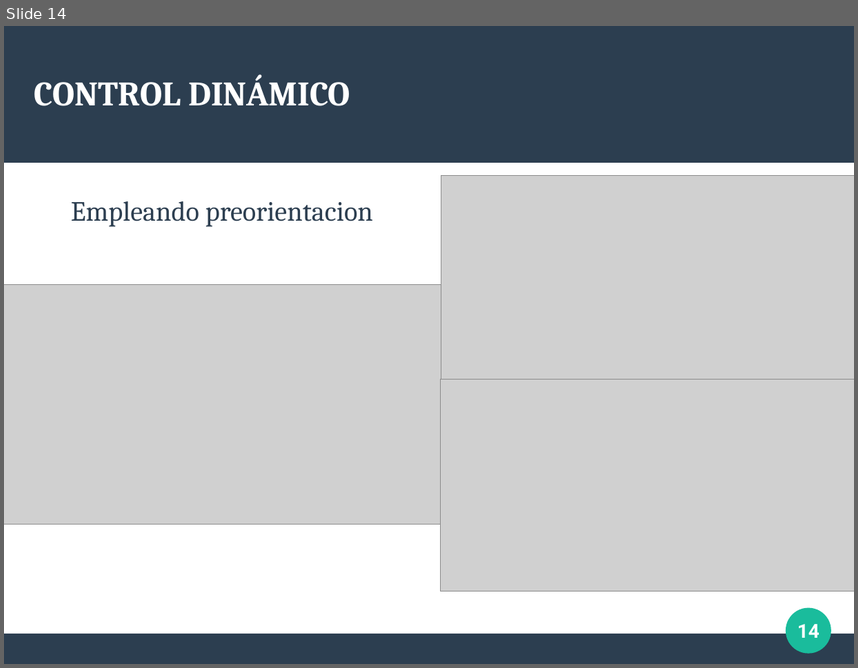
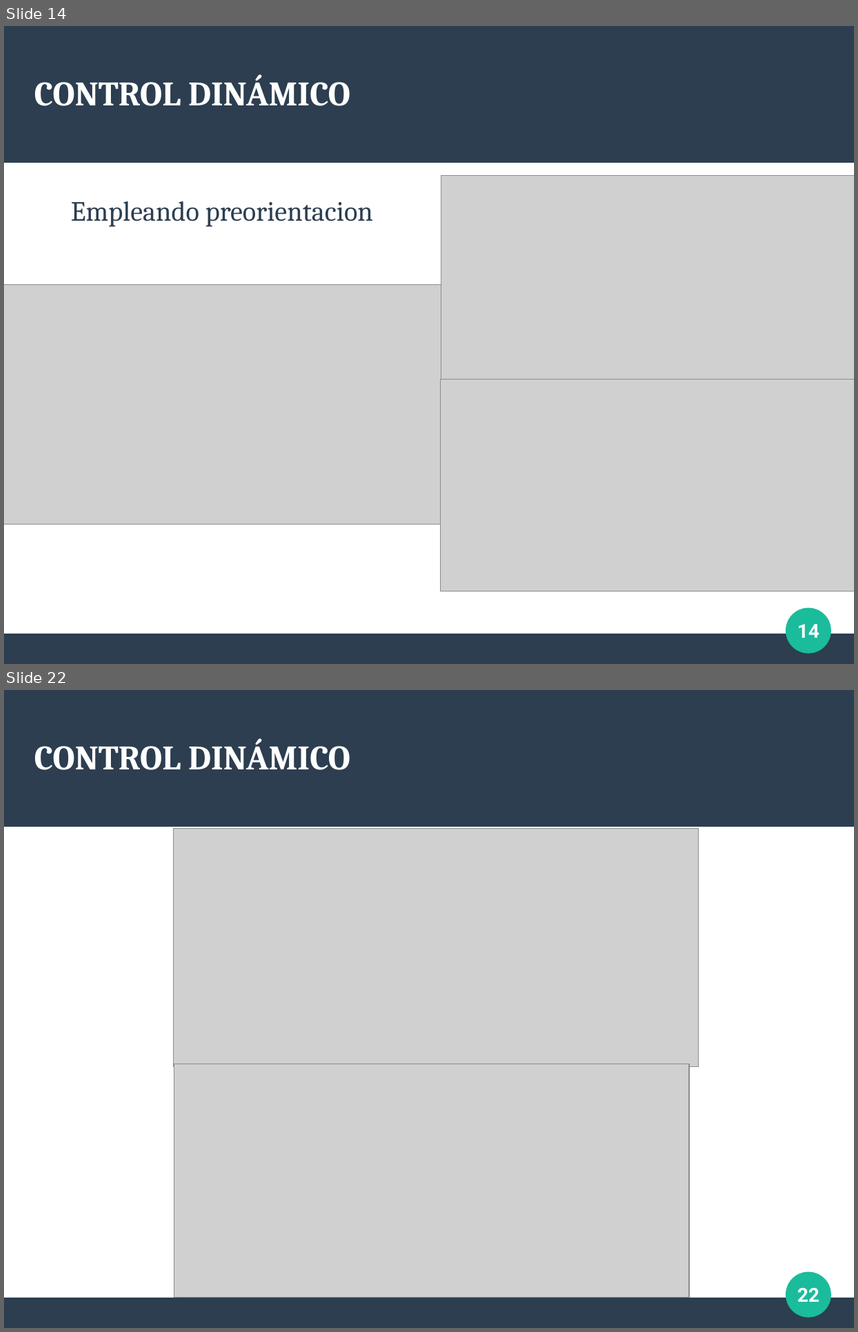
Before and after one commit to Arrivederccimamasita/Synchro_Drive_CyPR, a slide deck: Presentacion_defensa/defensa.odp. Shown one above the other, each under a label of ours: slide 14 before the commit, slides 14 and 22 after it; the slides between them are not shown. The pictures are 858x668 and 858x1332 pixels, drawn with LibreOffice and Linux fonts; fonts in the diff are those of the drawing; grey boxes stand for pictures. Boxes give left, top, right and bottom in pixels: in the first picture for what was removed or moved away, otherwise in the second. Text is boxed around its words. In the diff, an @@ line names an element or a change of style, - is before the commit and + after.

```diff
--- a/Presentacion_defensa/defensa.odp
+++ b/Presentacion_defensa/defensa.odp
@@ slide 22 added at <box>4,690,854,1328</box>, background #FFFFFF; not listed: 3 template elements that a slide beside it also shows @@
@@ title added at <box>34,738,350,770</box>, 32 pt, text #FFFFFF, bold @@
+CONTROL DINÁMICO
@@ picture added at <box>174,829,699,1067</box> @@
@@ picture added at <box>174,1063,689,1297</box> @@
@@ page number added at <box>797,1288,820,1301</box>, 18 pt, text #FFFFFF, bold @@
+22
```
Also in this commit, not shown: 9 slides changed, 1 other slide added, 1 other file.
